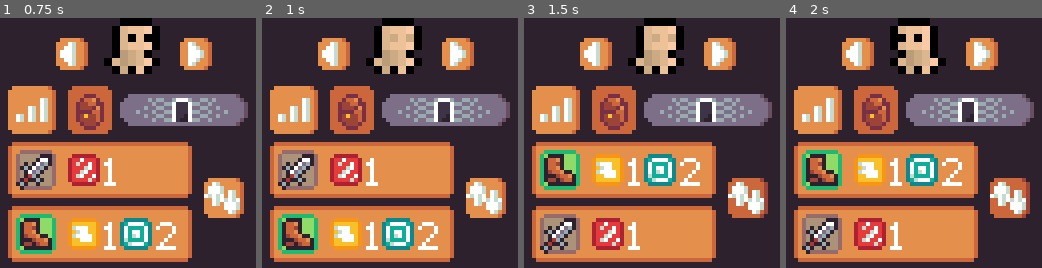
Above: before the commit, frames 1-4 (left to right).
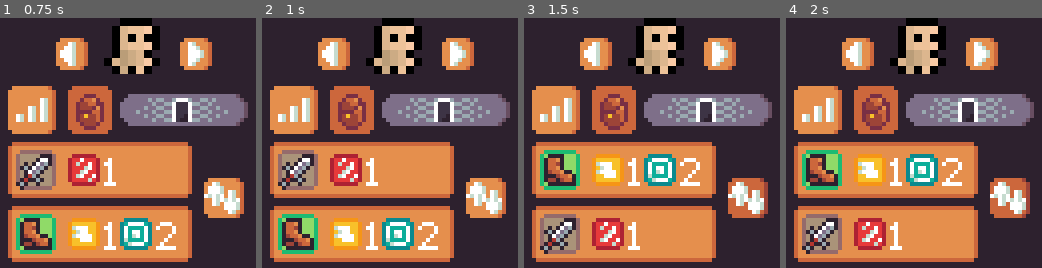
Above: after the commit, the same moments.

Repository: dyerw/Dungeon64
Game: Godot game, scene res://main.tscn
Two runs of this game, one before a commit and one after it. Both use one fixed random seed, a clock stepped at 60 frames per second and the inputs below.
Inputs (mouse positions are in pixels of both pictures, inside the frame that each line leads up to):
- Up to frame 1 (0.75 s): click (122, 183) at 0.5 s
- Up to frame 2 (1 s): no input
- Up to frame 3 (1.5 s): click (749, 198) at 1.25 s
- Up to frame 4 (2 s): no input

Frame 1 is identical in both runs. In frame 2, 0.2% of the frame differs, in the area x 50-60%, y 6-10%; in frame 3, 0.2%; in frame 4, 1.2%, in the area x 40-63%, y 0-13%.

Commit message:
COLOR THE BONUSES BABY

Diff:
--- a/screens/party_management/PartyManagement.gd
+++ b/screens/party_management/PartyManagement.gd
@@ -81,3 +81,4 @@
 	_ground_item = tmp
 	held_item_slot.set_item(unit.equipped_item)
 	ground_item_slot.set_item(_ground_item)
+	stat_display.display_unit(unit)
--- a/screens/party_management/PartyManagement.tscn
+++ b/screens/party_management/PartyManagement.tscn
@@ -30,7 +30,6 @@
 position = Vector2( 34, 8 )
 scale = Vector2( 2, 2 )
 frames = ExtResource( 4 )
-frame = 1
 playing = true
 
 [node name="LeftButton" type="TextureButton" parent="Panel"]
--- a/ui/stat_display/BaseStatDisplay.gd
+++ b/ui/stat_display/BaseStatDisplay.gd
@@ -2,3 +2,13 @@
 
 func set_value(value):
 	$NumberLabel.text = value as String
+
+
+func color_green():
+	$NumberLabel.modulate = Color("#1ebc73")
+
+func color_white():
+	$NumberLabel.modulate = Color("#ffffff")
+
+func color_red():
+	$NumberLabel.modulate = Color("#e83b3b")
--- a/ui/stat_display/BlockStatDisplay.gd
+++ b/ui/stat_display/BlockStatDisplay.gd
@@ -1,7 +1,20 @@
 extends Control
 
 func display_unit(unit):
-	$DamageStatDisplay.set_value(unit.damage)
-	$HealthStatDisplay.set_value(unit.max_health)
-	$MovementStatDisplay.set_value(unit.movement)
-	$RangeStatDisplay.set_value(unit.attack_range)
+	var stats = unit.get_modified_stats()
+	$DamageStatDisplay.set_value(stats["damage"])
+	_color_bonus($DamageStatDisplay, unit.damage, stats["damage"])
+	$HealthStatDisplay.set_value(stats["max_health"])
+	_color_bonus($HealthStatDisplay, unit.max_health, stats["max_health"])
+	$MovementStatDisplay.set_value(stats["movement"])
+	_color_bonus($MovementStatDisplay, unit.movement, stats["movement"])
+	$RangeStatDisplay.set_value(stats["attack_range"])
+	_color_bonus($RangeStatDisplay, unit.attack_range, stats["attack_range"])
+
+func _color_bonus(display, base, modified):
+	if base < modified:
+		display.color_green()
+	if base > modified:
+		display.color_red()
+	if base == modified:
+		display.color_white()
--- a/units/BaseUnit/BaseUnit.gd
+++ b/units/BaseUnit/BaseUnit.gd
@@ -85,3 +85,16 @@
 func end_turn():
 	remaining_attacks = attacks
 	remaining_movement = movement
+
+func get_modified_stats():
+	var stats = {
+		"movement": movement,
+		"attacks": attacks,
+		"max_health": max_health,
+		"damage": damage,
+		"attack_range": attack_range
+	}
+	if equipped_item != null:
+		for stat in equipped_item.stats:
+			stats[stat] += equipped_item.stats[stat]
+	return stats
